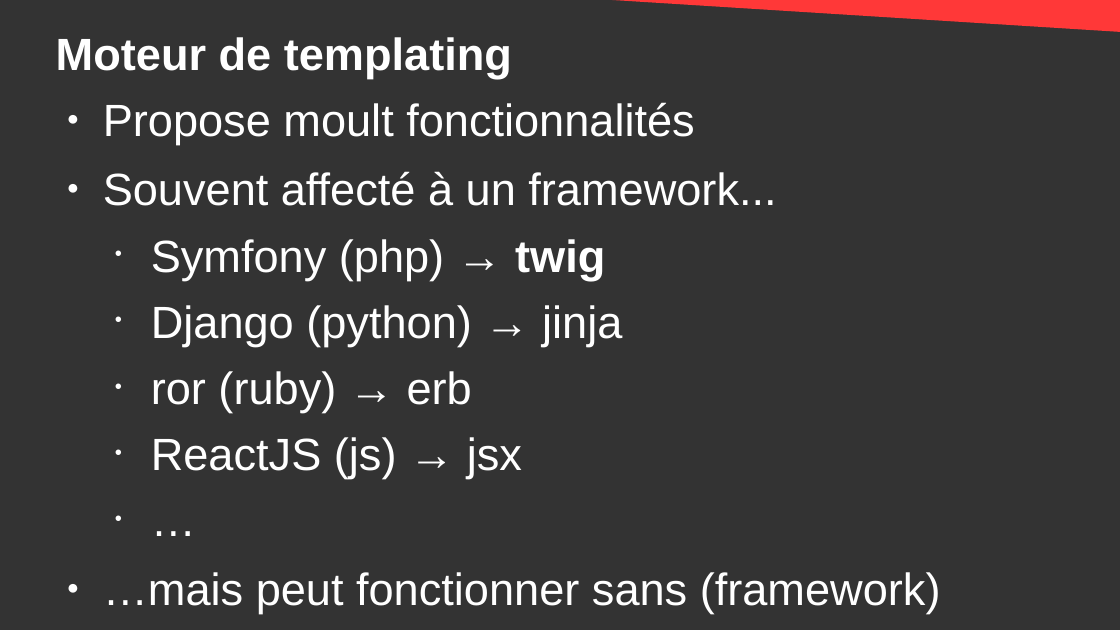
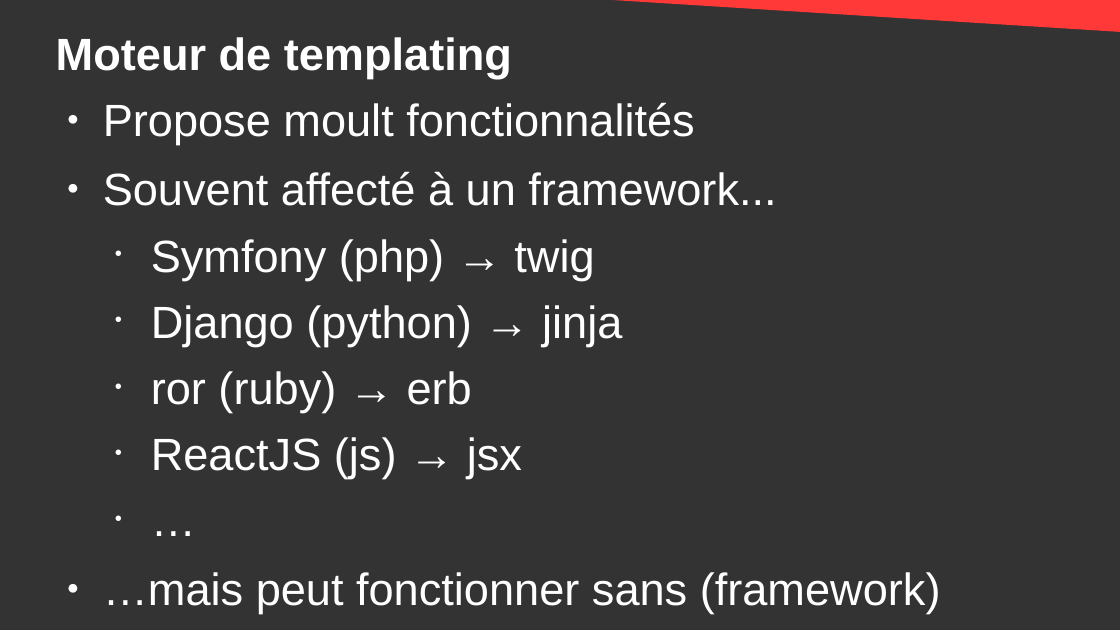
Before and after one commit to DanYellow/cours, a slide deck: slide 30 of developpement-front-s5/travaux-pratiques/numero-4/presentation.odp. Drawn at 1120x630 pixels with LibreOffice and Linux fonts; fonts in the diff are those of the drawing. Boxes give left, top, right and bottom in pixels: in the first picture for what was removed or moved away, otherwise in the second. Text is boxed around its words. In the diff, an @@ line names an element or a change of style, - is before the commit and + after.

Commit message:
developpement-front-s5 - tp#4 - change twig for nunjucks

```diff
--- a/developpement-front-s5/travaux-pratiques/numero-4/presentation.odp
+++ b/developpement-front-s5/travaux-pratiques/numero-4/presentation.odp
@@ text at <box>151,239,594,280</box>: bold off in "twig" @@
```
Also in this commit, not shown: 19 other slides changed, 5 other files.
